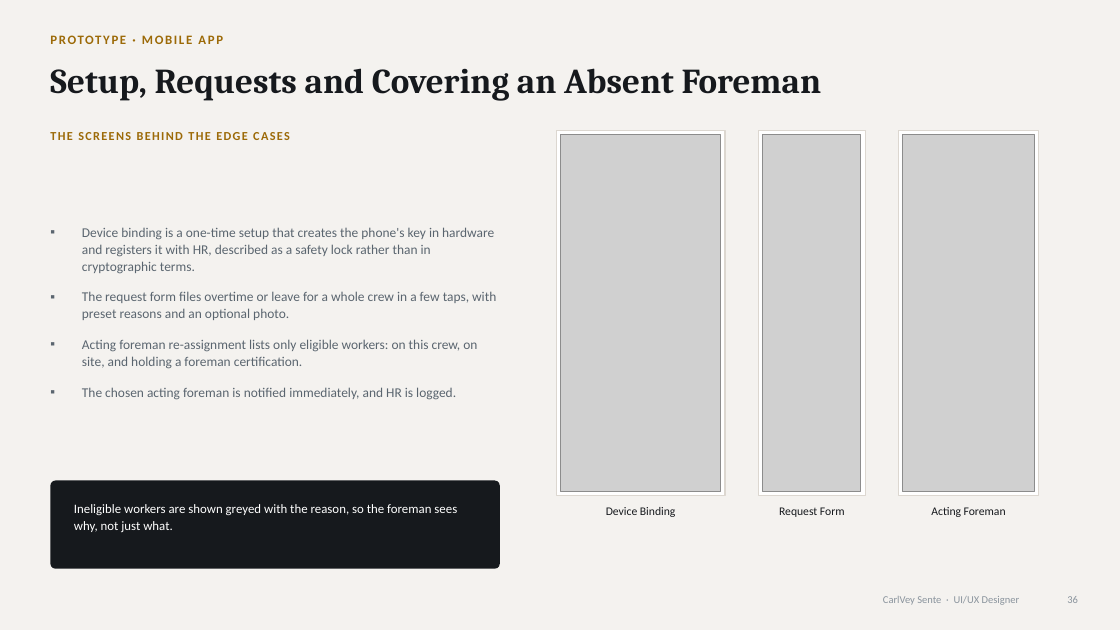
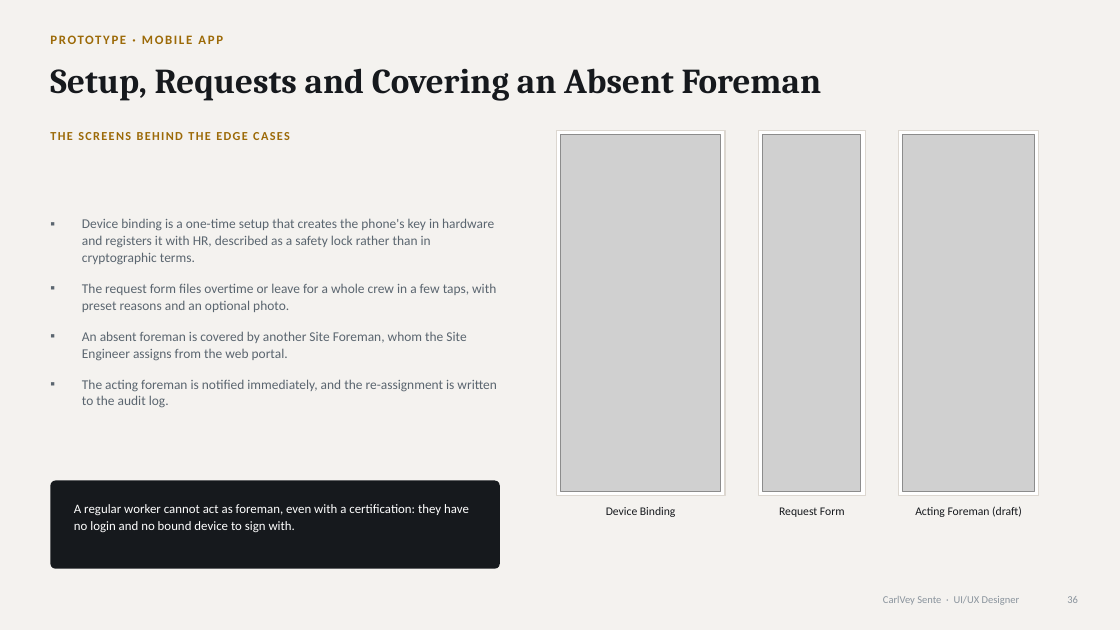
Before and after one commit to ruselportes/HRIS, a slide deck: slide 36 of docs/HRIS_Proposal_Hearing.pptx. Drawn at 1120x630 pixels with LibreOffice and Linux fonts; fonts in the diff are those of the drawing; grey boxes stand for pictures. Boxes give left, top, right and bottom in pixels: in the first picture for what was removed or moved away, otherwise in the second. Text is boxed around its words. In the diff, an @@ line names an element or a change of style, - is before the commit and + after.

Commit message:
docs: update proposal hearing deck; add defense reviewer and presentation script

```diff
--- a/docs/HRIS_Proposal_Hearing.pptx
+++ b/docs/HRIS_Proposal_Hearing.pptx
@@ text at box(82, 331, 496, 408): text changed @@
-▪ Acting foreman re-assignment lists only eligible workers: on this crew, on site, and holding a foreman certification.
-▪ The chosen acting foreman is notified immediately, and HR is logged.
+▪ An absent foreman is covered by another Site Foreman, whom the Site Engineer assigns from the web portal.
+▪ The acting foreman is notified immediately, and the re-assignment is written to the audit log.
@@ text at box(74, 504, 469, 532): text changed @@
-Ineligible workers are shown greyed with the reason, so the foreman sees why, not just what.
+A regular worker cannot act as foreman, even with a certification: they have no login and no bound device to sign with.
@@ text at box(915, 506, 1022, 517): text changed @@
-Acting Foreman
+Acting Foreman (draft)
```
Also in this commit, not shown: 2 other files.
